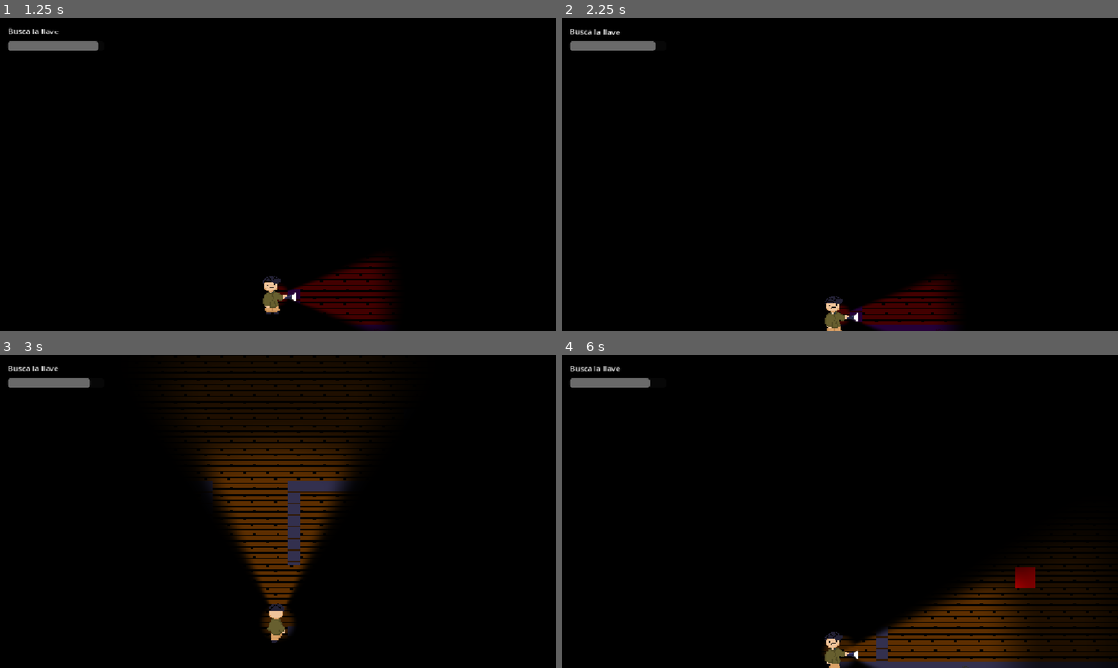
Above: before the commit, frames 1-4 (two rows, left to right).
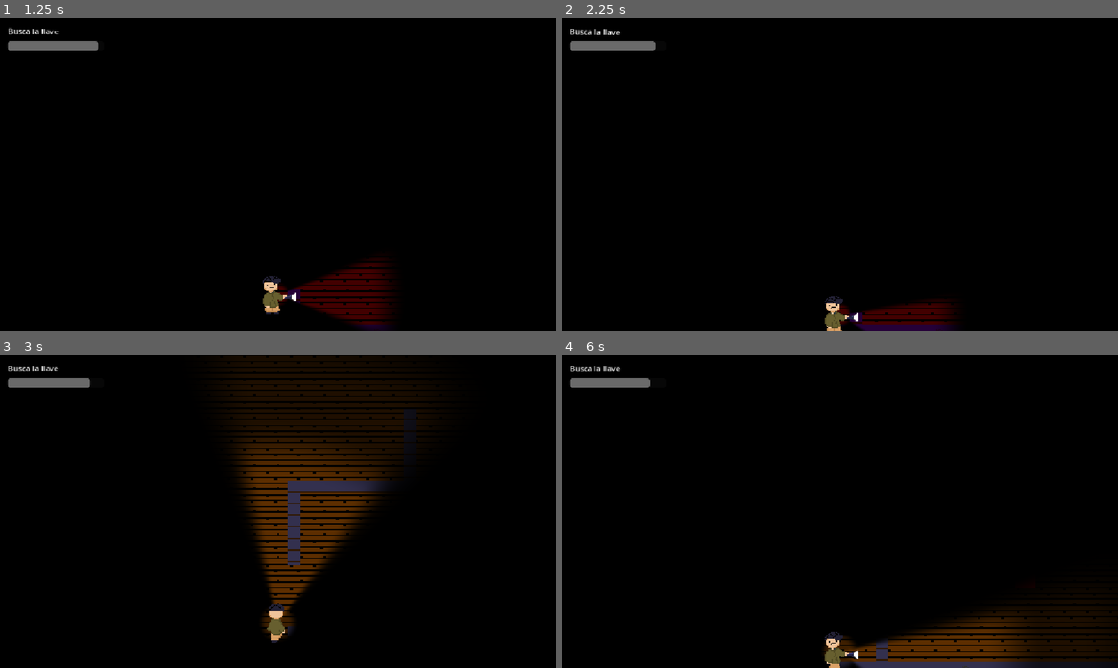
Above: after the commit, the same moments.

Repository: DiegoWojak/Halloween2026GameDojo
Game: Godot game, scene res://Scenes/EnemiesTest.tscn
Same seed, same stepped clock (60 frames per second), same inputs: the game is played once before the commit and once after it.
Inputs (mouse positions are in pixels of both pictures, inside the frame that each line leads up to):
- Up to frame 1 (1.25 s): move the mouse to (400, 158) at 0.52 s; hold Right (move_right) from 0.53 s (still down); click (400, 158) at 0.6 s
- Up to frame 2 (2.25 s): move the mouse to (728, 190) at 1.27 s; release Right (move_right) at 1.28 s; hold Down (move_down) 1.28-2.03 s; tap Space (flashlight_toggle) at 1.35 s; tap Enter at 2 s; move the mouse to (895, 105) at 2.02 s; hold Right (move_right) from 2.03 s (still down); click (895, 105) at 2.1 s
- Up to frame 3 (3 s): move the mouse to (250, 574) at 2.77 s; release Right (move_right) at 2.78 s; hold Up (move_up) from 2.78 s (still down); tap Space (flashlight_toggle) at 2.85 s
- Up to frame 4 (6 s): move the mouse to (1006, 558) at 3.52 s; release Up (move_up) at 3.53 s; hold Left (move_left) 3.53-5.03 s; click (1006, 558) at 3.6 s; tap Space (flashlight_toggle) at 4.25, 4.35, 5.85 s; move the mouse to (673, 464) at 4.27 s; move the mouse to (867, 511) at 5.02 s; hold Down (move_down) 5.03-5.78 s; click (867, 511) at 5.1 s; move the mouse to (756, 433) at 5.77 s; hold Right (move_right) from 5.78 s (still down)

Frame 1 is identical in both runs. In frame 2, 0.7% of the frame differs, in the area x 51-70%, y 83-100%; in frame 3, 4.9%, in the area x 33-75%, y 9-83%; in frame 4, 2.7%.

Commit message:
feat: flashlight movement updated

Diff:
--- a/Scripts/Flashlight.gd
+++ b/Scripts/Flashlight.gd
@@ -12,6 +12,8 @@
 ## Opcional: acompaña a la luz normal, más larga y tenue, para ver más lejos.
 ## Como la normal, no revela los enemigos de light_only_ids.
 @export var light_outer: ConeLight
+## Qué tan rápido gira hacia `facing` (más alto = más rápido).
+@export var turn_speed := 10.0
 var is_light_normal: bool = true
 
 @export_group("Energy")
@@ -44,7 +46,8 @@
 func _process(delta: float):
 	var parent := get_parent()
 	if "facing" in parent:
-		rotation = (parent.facing as Vector2).angle()
+		# lerp_angle toma el camino corto y frena al llegar (ease-out)
+		rotation = lerp_angle(rotation, (parent.facing as Vector2).angle(), 1.0 - exp(-turn_speed * delta))
 	else:
 		look_at(get_global_mouse_position())
 	if Input.is_action_just_pressed("flashlight_toggle"):
